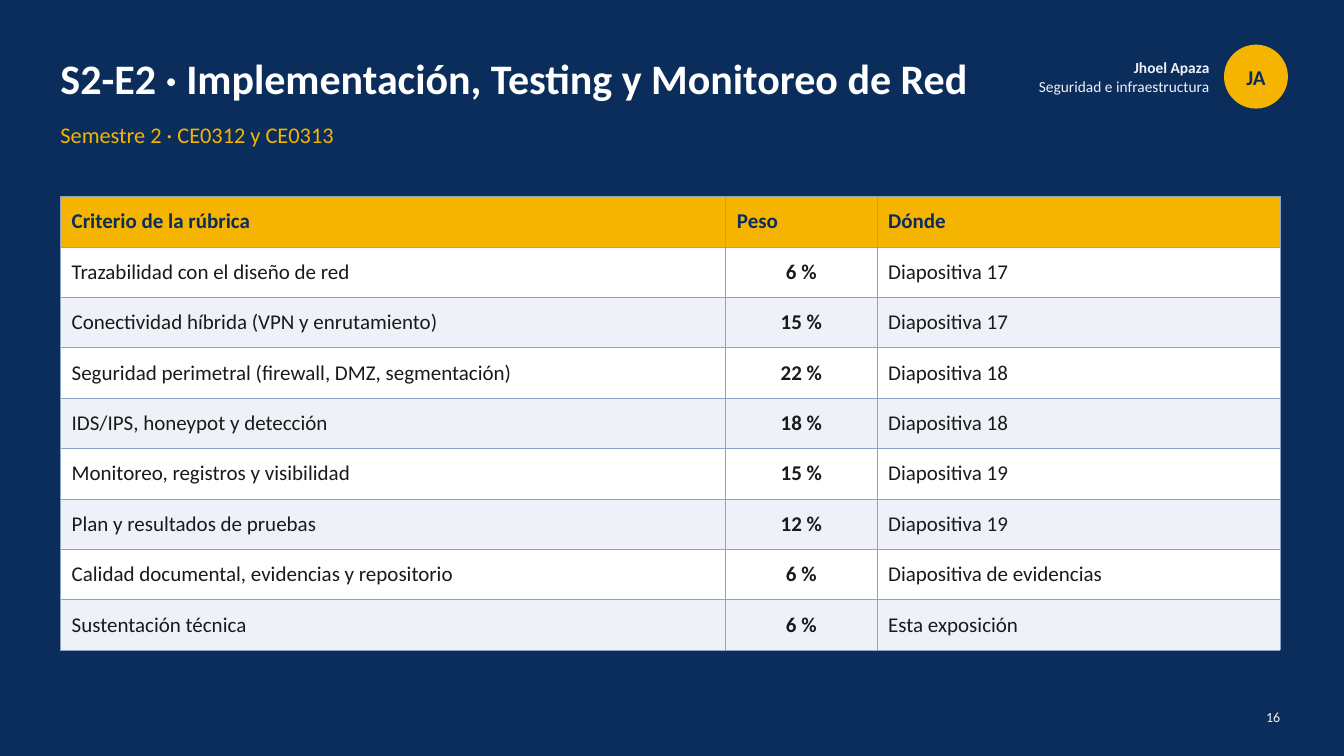
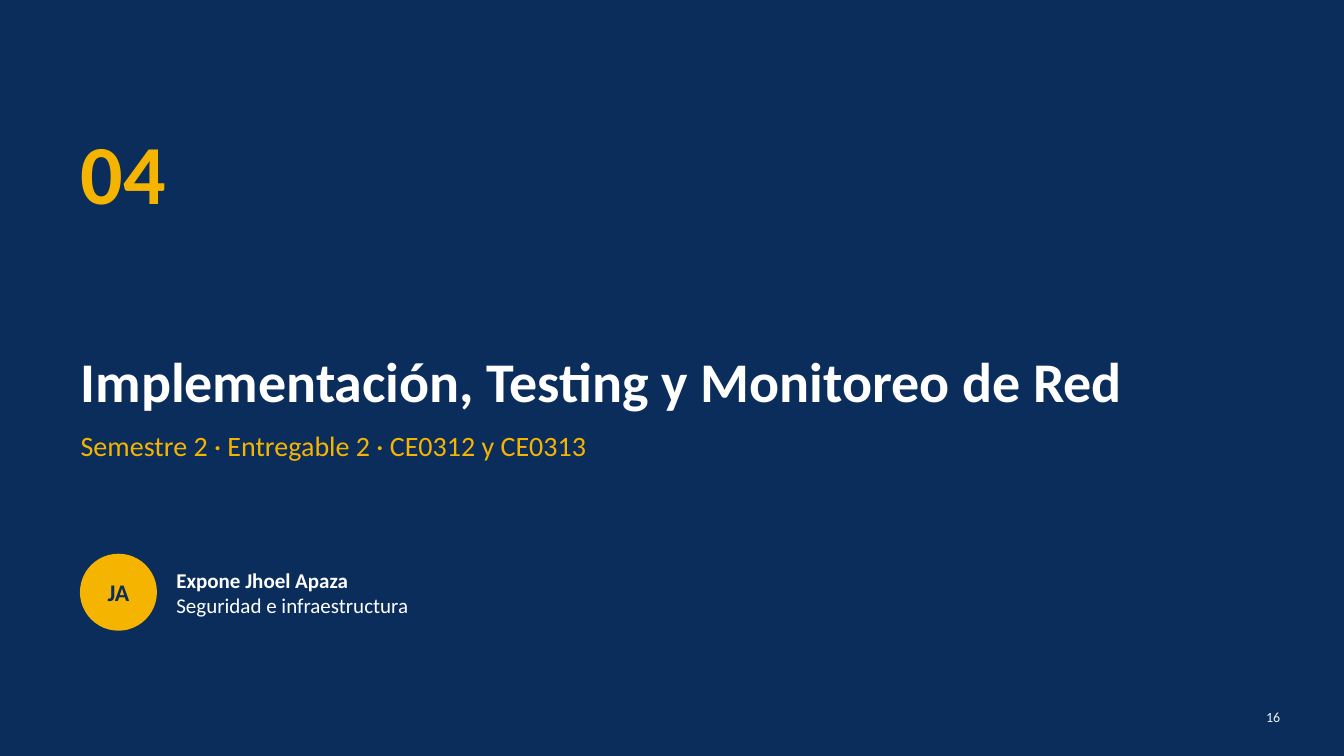
Before and after one commit to francalizaya266-sudo/venga-implantes, a slide deck: slide 16 of docs/entregables/CE03-infraestructura/presentaciones/CE03-Infraestructura-Tecnologica.pptx. Drawn at 1344x756 pixels with LibreOffice and Linux fonts; fonts in the diff are those of the drawing. Boxes give left, top, right and bottom in pixels: in the first picture for what was removed or moved away, otherwise in the second. Text is boxed around its words. In the diff, an @@ line names an element or a change of style, - is before the commit and + after.

```diff
--- a/docs/entregables/CE03-infraestructura/presentaciones/CE03-Infraestructura-Tecnologica.pptx
+++ b/docs/entregables/CE03-infraestructura/presentaciones/CE03-Infraestructura-Tecnologica.pptx
@@ text added at bbox=[81, 149, 166, 205], 60 pt, text #F5B400, bold @@
+04
@@ table removed at bbox=[60, 197, 1280, 640], 9 rows, 3 columns @@
-Criterio de la rúbrica | Peso | Dónde
-Trazabilidad con el diseño de red | 6 % | Diapositiva 17
-Conectividad híbrida (VPN y enrutamiento) | 15 % | Diapositiva 17
-Seguridad perimetral (firewall, DMZ, segmentación) | 22 % | Diapositiva 18
-IDS/IPS, honeypot y detección | 18 % | Diapositiva 18
-Monitoreo, registros y visibilidad | 15 % | Diapositiva 19
-Plan y resultados de pruebas | 12 % | Diapositiva 19
-Calidad documental, evidencias y repositorio | 6 % | Diapositiva de evidencias
-Sustentación técnica | 6 % | Esta exposición
@@ title "Implementación, Testing y Monitoreo de ..." at bbox=[81, 362, 1122, 412]: vertical alignment middle to bottom @@
@@ title at bbox=[81, 362, 1122, 412]: text changed; size 30 to 40 pt @@
-S2-E2 · Implementación, Testing y Monitoreo de Red
+Implementación, Testing y Monitoreo de Red
@@ text at bbox=[81, 436, 586, 461]: text changed; size 16 to 20 pt @@
-Semestre 2 · CE0312 y CE0313
+Semestre 2 · Entregable 2 · CE0312 y CE0313
@@ text "JA": place and size @@
-text "JA" at bbox=[1246, 71, 1265, 85]
+text "JA" at bbox=[108, 585, 130, 601]
@@ text "JA" at bbox=[108, 585, 130, 601]: size 15 to 17 pt @@
@@ ellipse: place and size @@
-ellipse at bbox=[1225, 45, 1288, 108]
+ellipse at bbox=[81, 555, 156, 630]
@@ text "Expone Jhoel Apaza": place and size @@
-text "Expone Jhoel Apaza" at bbox=[1039, 62, 1210, 95]
+text "Expone Jhoel Apaza" at bbox=[176, 573, 408, 617]
@@ text at bbox=[176, 573, 348, 592]: text changed; size 11 to 15 pt; text colour #EEF2F8 to #FFFFFF @@
-Jhoel Apaza
+Expone Jhoel Apaza
@@ text at bbox=[176, 598, 408, 617]: size 11 to 15 pt, text colour #EEF2F8 to #FFFFFF in "Seguridad e infraestructura"; alignment right to left @@
```
Also in this commit, not shown: 22 other slides changed, 3 other files.
